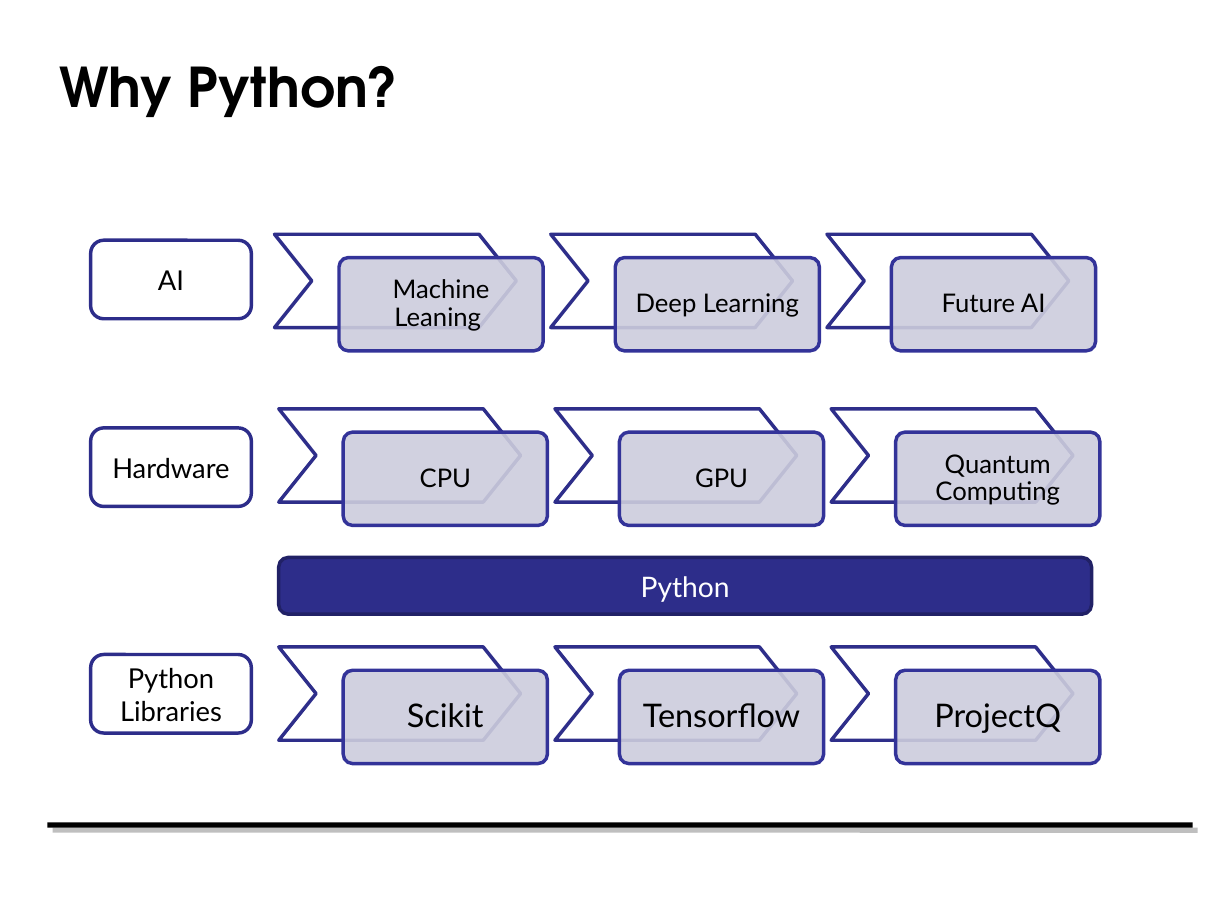
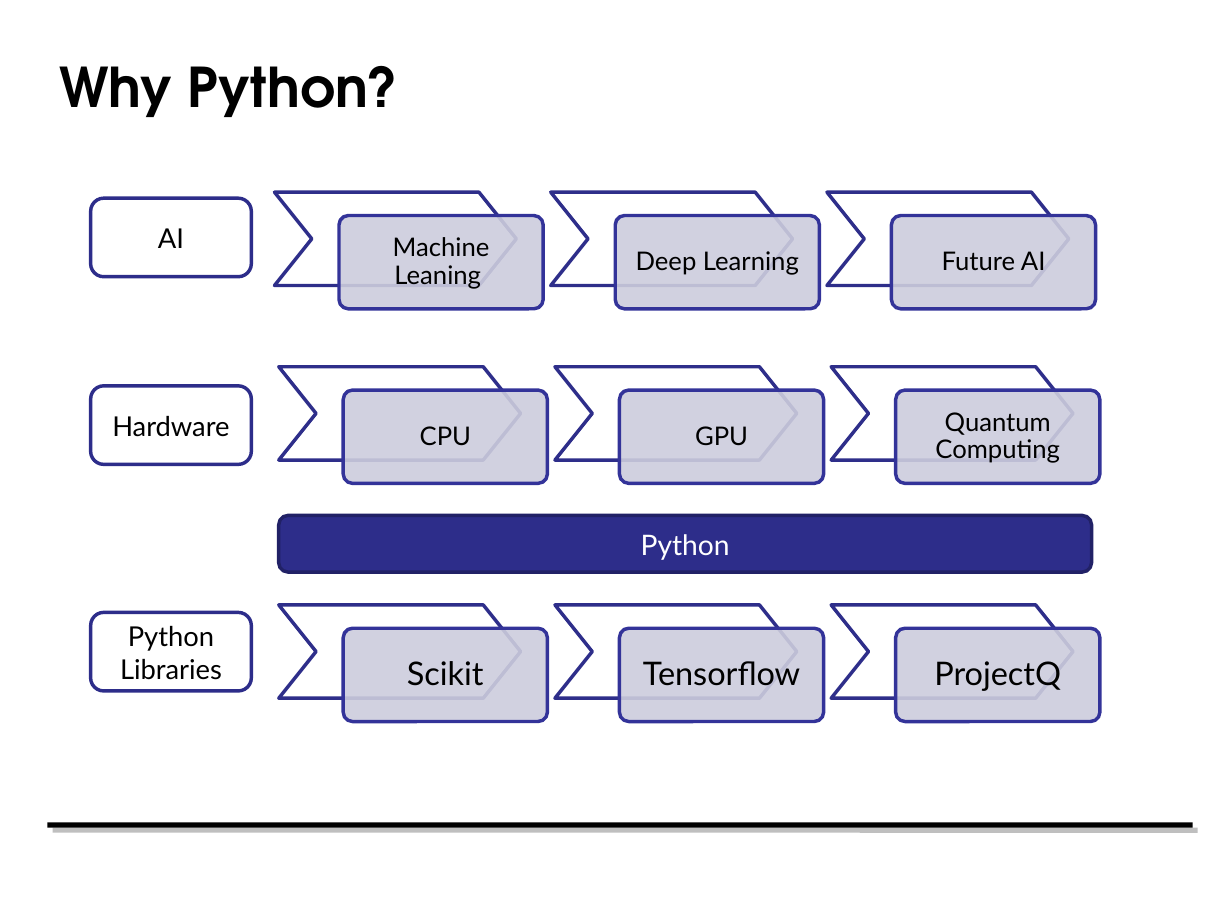
Before and after one commit to paritosh1984/Python-Workshop, a slide deck: slide 3 of welcome/Python welcome.pptx (slide 2 before the commit). Drawn at 1232x924 pixels with LibreOffice and Linux fonts; fonts in the diff are those of the drawing; background and template pictures are left out. Boxes give left, top, right and bottom in pixels: in the first picture for what was removed or moved away, otherwise in the second. Text is boxed around its words. In the diff, an @@ line names an element or a change of style, - is before the commit and + after.

```diff
--- a/welcome/Python welcome.pptx
+++ b/welcome/Python welcome.pptx
@@ 13 rounded rectangles, 9 texts, 9 chevrons moved together from (x1=91, y1=234, x2=1100, y2=764) to (x1=91, y1=192, x2=1100, y2=722) @@
```
Also in this commit, not shown: 1 other slide changed, 1 slide added.
